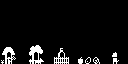
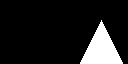
Layer changes from the first (128, 64) image to the second:
hid "Apple" over [78, 57, 83, 64]
hid "Meat" over [85, 57, 91, 64]
hid "Money" over [93, 57, 99, 64]
hid "Spike" over [93, 56, 101, 64]
hid "SchweinGateDoor" over [7, 56, 16, 64]
hid "SchweinGate" over [1, 47, 15, 64]
hid "BarGateDoor" over [34, 58, 44, 64]
hid "BarGate" over [29, 45, 43, 64]
hid "MannGateDoorAlt" over [59, 52, 64, 64]
hid "MannGate" over [54, 48, 69, 64]
added layer "MountainBigMask" above "MountainBig" over [80, 20, 123, 64]
hid "Schwein" over [112, 52, 119, 62]
